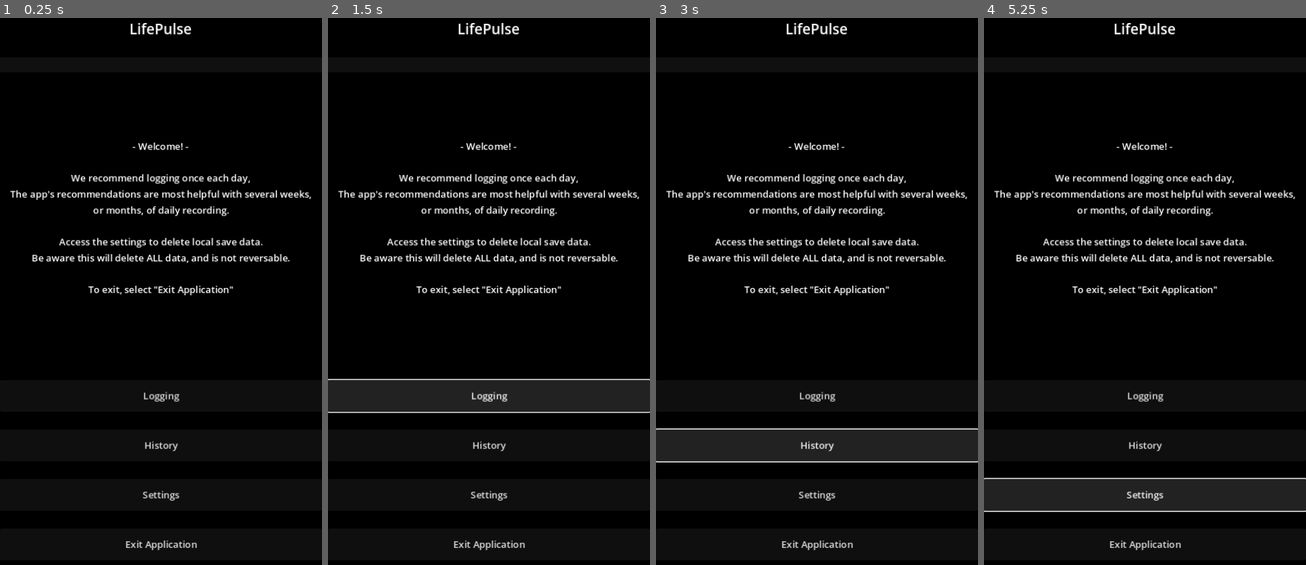
Above: before the commit, frames 1-4 (left to right).
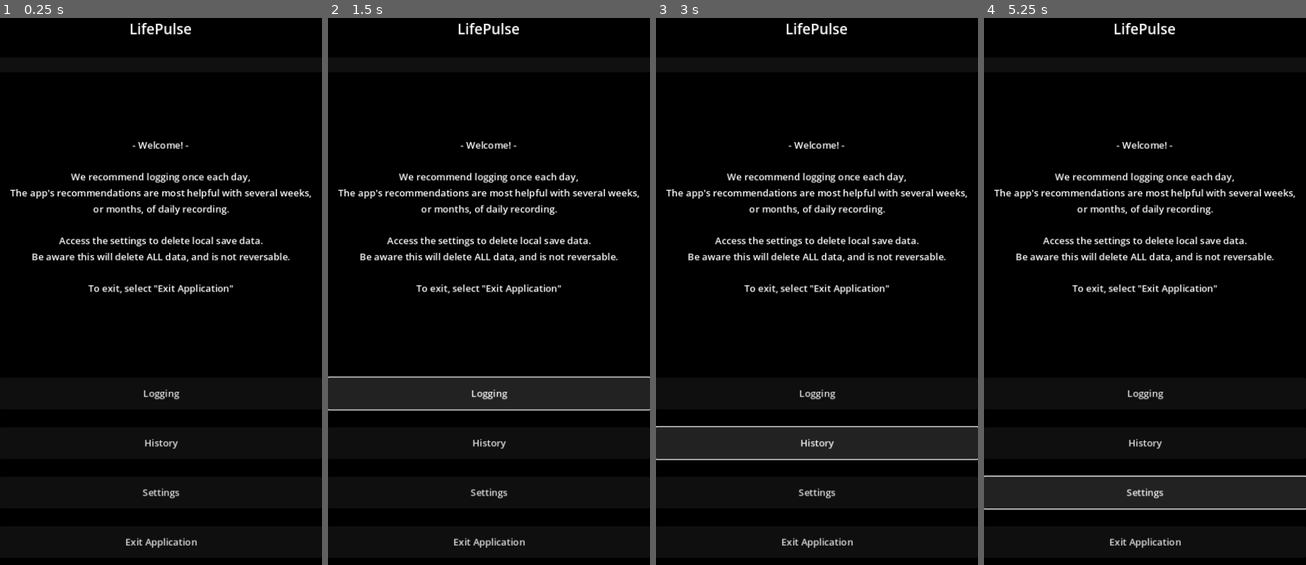
Above: after the commit, the same moments.

Repository: Thorqs/VitaPulsi
Game: Godot game, scene res://control.tscn
Two runs of this game, one before a commit and one after it. Both use one fixed random seed, a clock stepped at 60 frames per second and the inputs below.
Inputs:
- Up to frame 1 (0.25 s): no input
- Up to frame 2 (1.5 s): click "History" at 0.5 s; click "Logging" at 1.25 s
- Up to frame 3 (3 s): click "Logging" at 2 s; click "History" at 2.75 s
- Up to frame 4 (5.25 s): click "Logging" at 3.5 s; click "History" at 4.25 s; click "Settings" at 5 s

The runs differ from the first frame. In frame 1, 3.7% of the frame differs, in the area x 3-97%, y 22-98%; in frame 2, 5.1%, in the area x 0-100%, y 22-98%; in frame 3, 5.0%; in frame 4, 5.0%.

Commit message:
Data deletion in new settings script.
Main menu script also created

Diff:
--- a/Input.gd
+++ b/Input.gd
@@ -32,20 +32,6 @@
 	userData.save_data()
 	get_node("Input_Button/Input_Confirm").visible=false
 
-func _on_clear_confirm_button_pressed():
-	get_node("Clear_Button/Clear_Confirm").visible=true
-
-func _on_clear_cancel_button_pressed():
-	get_node("Clear_Button/Clear_Confirm").visible=false
-
-func _on_confirm_clear_button_pressed():
-	userData.clear_food_hist()
-	userData.clear_water_hist()
-	userData.clear_sleep_hist()
-	userData.clear_stress_hist()
-	userData.clear_active_hist()
-	userData.save_data()
-	get_node("Clear_Button/Clear_Confirm").visible=false
 
 func _on_visibility_changed():
 
--- /dev/null
+++ b/Main Menu.gd
@@ -0,0 +1,17 @@
+extends VBoxContainer
+
+var settings_menu
+var input_menu
+var output_menu
+var history_menu
+
+# Called when the node enters the scene tree for the first time.
+func _ready():
+	settings_menu = get_node("../Settings Menu")
+	input_menu = get_node("../IO Panels/Input")
+	output_menu = get_node("../IO Panels/Output")
+	history_menu = get_node("../History")
+
+# Called every frame. 'delta' is the elapsed time since the previous frame.
+#func _process(delta):
+#	pass
--- /dev/null
+++ b/Settings.gd
@@ -0,0 +1,27 @@
+extends VBoxContainer
+
+var userData: UserData
+
+# Called when the node enters the scene tree for the first time.
+func _ready():
+	userData = get_node("../IO Panels/Input").userData
+
+# Called every frame. 'delta' is the elapsed time since the previous frame.
+#func _process(_delta):
+#	pass
+
+
+func _on_clear_button_pressed():
+	get_node("Clear_Button/Clear_Confirm").visible=true
+
+func _on_clear_cancel_button_pressed():
+	get_node("Clear_Button/Clear_Confirm").visible=false
+
+func _on_confirm_button_pressed():
+	userData.clear_food_hist()
+	userData.clear_water_hist()
+	userData.clear_sleep_hist()
+	userData.clear_stress_hist()
+	userData.clear_active_hist()
+	userData.save_data()
+	get_node("Clear_Button/Clear_Confirm").visible=false
--- a/control.tscn
+++ b/control.tscn
@@ -1,8 +1,10 @@
-[gd_scene load_steps=8 format=3 uid="uid://cf6llchqikm33"]
+[gd_scene load_steps=10 format=3 uid="uid://cf6llchqikm33"]
 
 [ext_resource type="Script" path="res://Input.gd" id="1_n1rqy"]
 [ext_resource type="Script" path="res://toggle_vis.gd" id="1_vqpus"]
 [ext_resource type="Script" path="res://radar_display.gd" id="2_m2p0q"]
+[ext_resource type="Script" path="res://Main Menu.gd" id="4_b2el5"]
+[ext_resource type="Script" path="res://Settings.gd" id="4_jqwa7"]
 
 [sub_resource type="CanvasTexture" id="CanvasTexture_lmhg1"]
 
@@ -83,6 +85,7 @@
 size_flags_vertical = 3
 
 [node name="Input" type="VBoxContainer" parent="Panel/Main VBox/IO Panels"]
+visible = false
 layout_mode = 1
 anchors_preset = 15
 anchor_right = 1.0
@@ -734,6 +737,7 @@
 [node name="Main Menu" type="VBoxContainer" parent="Panel/Main VBox"]
 layout_mode = 2
 size_flags_vertical = 3
+script = ExtResource("4_b2el5")
 
 [node name="Welcome Spacer Top" type="Control" parent="Panel/Main VBox/Main Menu"]
 layout_mode = 2
@@ -830,6 +834,7 @@
 visible = false
 layout_mode = 2
 size_flags_vertical = 3
+script = ExtResource("4_jqwa7")
 
 [node name="Settings Spacer Top" type="Control" parent="Panel/Main VBox/Settings Menu"]
 custom_minimum_size = Vector2(0, 25)
@@ -911,18 +916,18 @@
 custom_minimum_size = Vector2(0, 25)
 layout_mode = 2
 
-[node name="Clear Button" type="Button" parent="Panel/Main VBox/Settings Menu"]
+[node name="Clear_Button" type="Button" parent="Panel/Main VBox/Settings Menu"]
 layout_mode = 2
 text = "Delete ALL Logs"
 icon_alignment = 1
 vertical_icon_alignment = 2
 
-[node name="Clear_Confirm" type="Popup" parent="Panel/Main VBox/Settings Menu/Clear Button"]
+[node name="Clear_Confirm" type="Popup" parent="Panel/Main VBox/Settings Menu/Clear_Button"]
 title = "Clear input"
 initial_position = 1
 size = Vector2i(300, 300)
 
-[node name="Clear_Confirm_Panel" type="Panel" parent="Panel/Main VBox/Settings Menu/Clear Button/Clear_Confirm"]
+[node name="Clear_Confirm_Panel" type="Panel" parent="Panel/Main VBox/Settings Menu/Clear_Button/Clear_Confirm"]
 custom_minimum_size = Vector2(300, 300)
 anchors_preset = 8
 anchor_left = 0.5
@@ -936,7 +941,7 @@
 grow_horizontal = 2
 grow_vertical = 2
 
-[node name="VBoxContainer" type="VBoxContainer" parent="Panel/Main VBox/Settings Menu/Clear Button/Clear_Confirm/Clear_Confirm_Panel"]
+[node name="VBoxContainer" type="VBoxContainer" parent="Panel/Main VBox/Settings Menu/Clear_Button/Clear_Confirm/Clear_Confirm_Panel"]
 layout_mode = 1
 anchors_preset = 8
 anchor_left = 0.5
@@ -950,10 +955,10 @@
 grow_horizontal = 2
 grow_vertical = 2
 
-[node name="Confirm_Text" type="HBoxContainer" parent="Panel/Main VBox/Settings Menu/Clear Button/Clear_Confirm/Clear_Confirm_Panel/VBoxContainer"]
-layout_mode = 2
-
-[node name="Confirm_Label" type="Label" parent="Panel/Main VBox/Settings Menu/Clear Button/Clear_Confirm/Clear_Confirm_Panel/VBoxContainer/Confirm_Text"]
+[node name="Confirm_Text" type="HBoxContainer" parent="Panel/Main VBox/Settings Menu/Clear_Button/Clear_Confirm/Clear_Confirm_Panel/VBoxContainer"]
+layout_mode = 2
+
+[node name="Confirm_Label" type="Label" parent="Panel/Main VBox/Settings Menu/Clear_Button/Clear_Confirm/Clear_Confirm_Panel/VBoxContainer/Confirm_Text"]
 layout_mode = 2
 text = "
 You are about to delete ALL data.
@@ -966,19 +971,19 @@
 horizontal_alignment = 1
 vertical_alignment = 1
 
-[node name="Confirm_Button_Box" type="HBoxContainer" parent="Panel/Main VBox/Settings Menu/Clear Button/Clear_Confirm/Clear_Confirm_Panel/VBoxContainer"]
+[node name="Confirm_Button_Box" type="HBoxContainer" parent="Panel/Main VBox/Settings Menu/Clear_Button/Clear_Confirm/Clear_Confirm_Panel/VBoxContainer"]
 layout_mode = 2
 alignment = 1
 
-[node name="Confirm Button" type="Button" parent="Panel/Main VBox/Settings Menu/Clear Button/Clear_Confirm/Clear_Confirm_Panel/VBoxContainer/Confirm_Button_Box"]
+[node name="Confirm Button" type="Button" parent="Panel/Main VBox/Settings Menu/Clear_Button/Clear_Confirm/Clear_Confirm_Panel/VBoxContainer/Confirm_Button_Box"]
 layout_mode = 2
 text = "Confirm"
 
-[node name="Cancel_Button_Box" type="HBoxContainer" parent="Panel/Main VBox/Settings Menu/Clear Button/Clear_Confirm/Clear_Confirm_Panel/VBoxContainer"]
+[node name="Cancel_Button_Box" type="HBoxContainer" parent="Panel/Main VBox/Settings Menu/Clear_Button/Clear_Confirm/Clear_Confirm_Panel/VBoxContainer"]
 layout_mode = 2
 alignment = 1
 
-[node name="Cancel Button" type="Button" parent="Panel/Main VBox/Settings Menu/Clear Button/Clear_Confirm/Clear_Confirm_Panel/VBoxContainer/Cancel_Button_Box"]
+[node name="Cancel Button" type="Button" parent="Panel/Main VBox/Settings Menu/Clear_Button/Clear_Confirm/Clear_Confirm_Panel/VBoxContainer/Cancel_Button_Box"]
 layout_mode = 2
 text = "Cancel"
 
@@ -995,6 +1000,9 @@
 
 [node name="Return to Main Spacer" type="Control" parent="Panel/Main VBox/Settings Menu"]
 custom_minimum_size = Vector2(0, 25)
+layout_mode = 2
+
+[node name="History" type="VBoxContainer" parent="Panel/Main VBox"]
 layout_mode = 2
 
 [connection signal="toggled" from="Panel/Main VBox/IO Panel Switcher - IGNORE_REPLACE/CheckButton" to="Panel/Main VBox/IO Panel Switcher - IGNORE_REPLACE/CheckButton" method="_on_toggled"]
@@ -1003,7 +1011,7 @@
 [connection signal="pressed" from="Panel/Main VBox/IO Panels/Input/Input_Button/Input_Confirm/Input_Confirm_Panel/VBoxContainer/Confirm_Button_Box/Confirm Button" to="Panel/Main VBox/IO Panels/Input" method="_on_confirm_input_button_pressed"]
 [connection signal="pressed" from="Panel/Main VBox/IO Panels/Input/Input_Button/Input_Confirm/Input_Confirm_Panel/VBoxContainer/Confirm_Button_Box/Confirm Button" to="Panel/Main VBox/IO Panels/Output" method="update_output"]
 [connection signal="pressed" from="Panel/Main VBox/IO Panels/Input/Input_Button/Input_Confirm/Input_Confirm_Panel/VBoxContainer/Cancel_Button_Box/Cancel Button" to="Panel/Main VBox/IO Panels/Input" method="_on_input_cancel_button_pressed"]
-[connection signal="pressed" from="Panel/Main VBox/Settings Menu/Clear Button" to="Panel/Main VBox/IO Panels/Input" method="_on_clear_confirm_button_pressed"]
-[connection signal="pressed" from="Panel/Main VBox/Settings Menu/Clear Button/Clear_Confirm/Clear_Confirm_Panel/VBoxContainer/Confirm_Button_Box/Confirm Button" to="Panel/Main VBox/IO Panels/Input" method="_on_confirm_clear_button_pressed"]
-[connection signal="pressed" from="Panel/Main VBox/Settings Menu/Clear Button/Clear_Confirm/Clear_Confirm_Panel/VBoxContainer/Confirm_Button_Box/Confirm Button" to="Panel/Main VBox/IO Panels/Output" method="update_output"]
-[connection signal="pressed" from="Panel/Main VBox/Settings Menu/Clear Button/Clear_Confirm/Clear_Confirm_Panel/VBoxContainer/Cancel_Button_Box/Cancel Button" to="Panel/Main VBox/IO Panels/Input" method="_on_clear_cancel_button_pressed"]
+[connection signal="pressed" from="Panel/Main VBox/Settings Menu/Clear_Button" to="Panel/Main VBox/Settings Menu" method="_on_clear_button_pressed"]
+[connection signal="pressed" from="Panel/Main VBox/Settings Menu/Clear_Button/Clear_Confirm/Clear_Confirm_Panel/VBoxContainer/Confirm_Button_Box/Confirm Button" to="Panel/Main VBox/IO Panels/Output" method="update_output"]
+[connection signal="pressed" from="Panel/Main VBox/Settings Menu/Clear_Button/Clear_Confirm/Clear_Confirm_Panel/VBoxContainer/Confirm_Button_Box/Confirm Button" to="Panel/Main VBox/Settings Menu" method="_on_confirm_button_pressed"]
+[connection signal="pressed" from="Panel/Main VBox/Settings Menu/Clear_Button/Clear_Confirm/Clear_Confirm_Panel/VBoxContainer/Cancel_Button_Box/Cancel Button" to="Panel/Main VBox/Settings Menu" method="_on_clear_cancel_button_pressed"]
